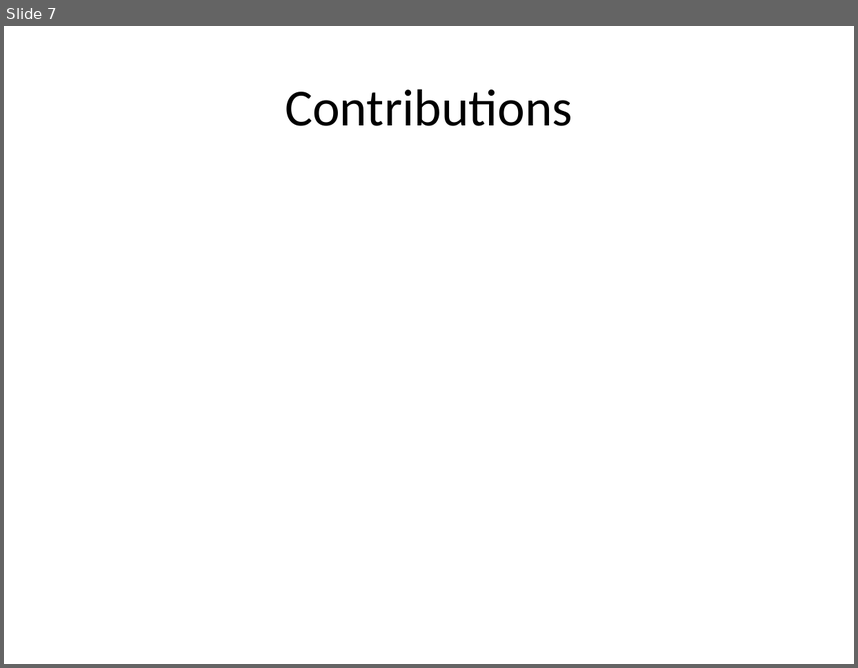
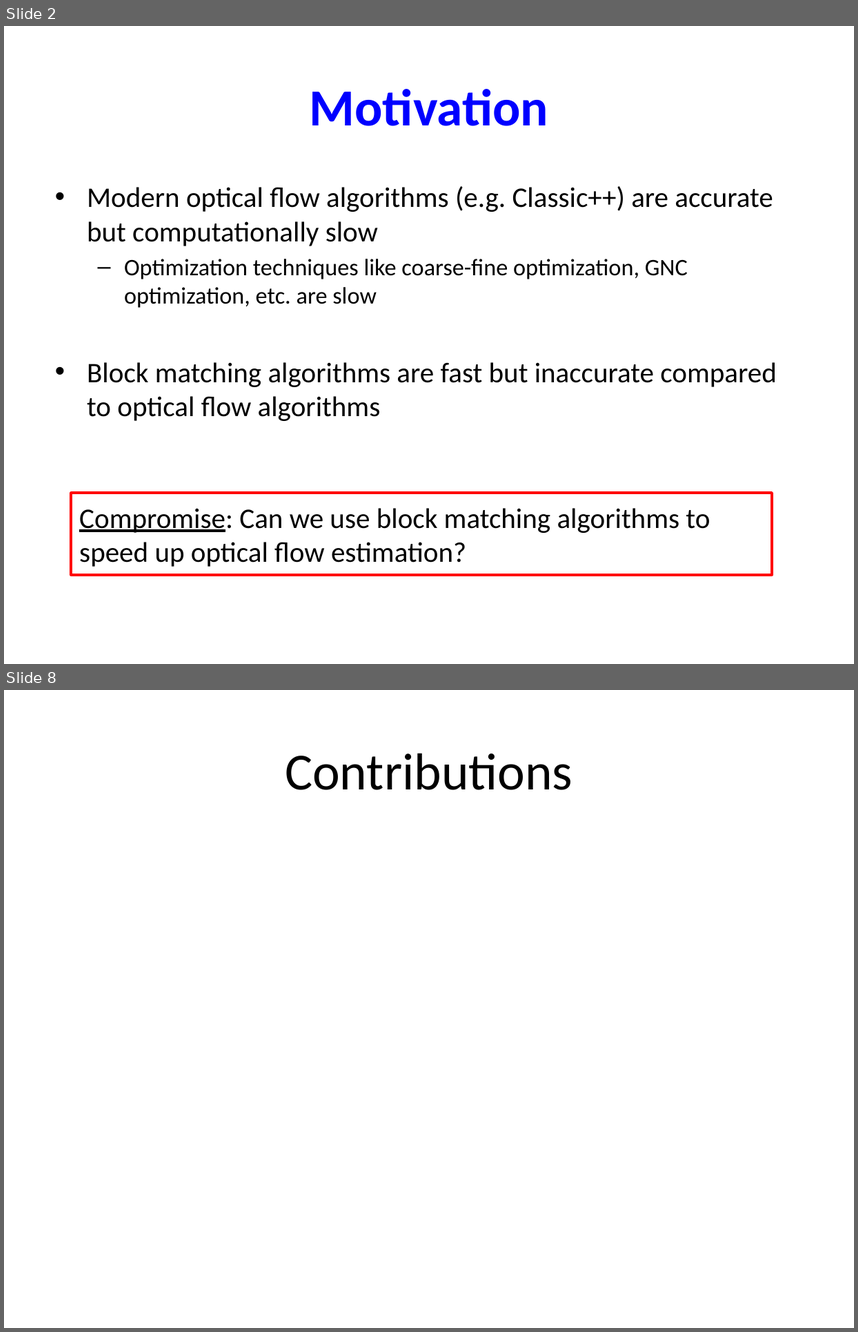
Before and after one commit to tkoolen/6869-project, a slide deck: presentation.pptx. Shown one above the other, each under a label of ours: slide 7 before the commit, slides 2 and 8 after it; the slides between them are not shown. The pictures are 858x668 and 858x1332 pixels, drawn with LibreOffice and Linux fonts; fonts in the diff are those of the drawing. Boxes give left, top, right and bottom in pixels: in the first picture for what was removed or moved away, otherwise in the second. Text is boxed around its words. In the diff, an @@ line names an element or a change of style, - is before the commit and + after.

```diff
--- a/presentation.pptx
+++ b/presentation.pptx
@@ slide 2 added at <box>4,26,854,664</box>, background #FFFFFF @@
@@ title added at <box>310,89,548,126</box>, 44 pt, text #0000FF, bold @@
+Motivation
@@ text added at <box>87,186,776,421</box>, 24 pt, text #000000 @@
+• Modern optical flow algorithms (e.g. Classic++) are accurate but computationally slow
+  – Optimization techniques like coarse-fine optimization, GNC optimization, etc. are slow
+• Block matching algorithms are fast but inaccurate compared to optical flow algorithms
@@ rectangle added at <box>71,492,773,575</box>, outline #FF0000 2.25 pt, 24 pt, text #000000 @@
+Compromise: Can we use block matching algorithms to speed up optical flow estimation?
@@ what was slide 7 is now slide 8 @@
```
Also in this commit, not shown: 3 slides changed, 3 other slides added, 3 slides removed.
